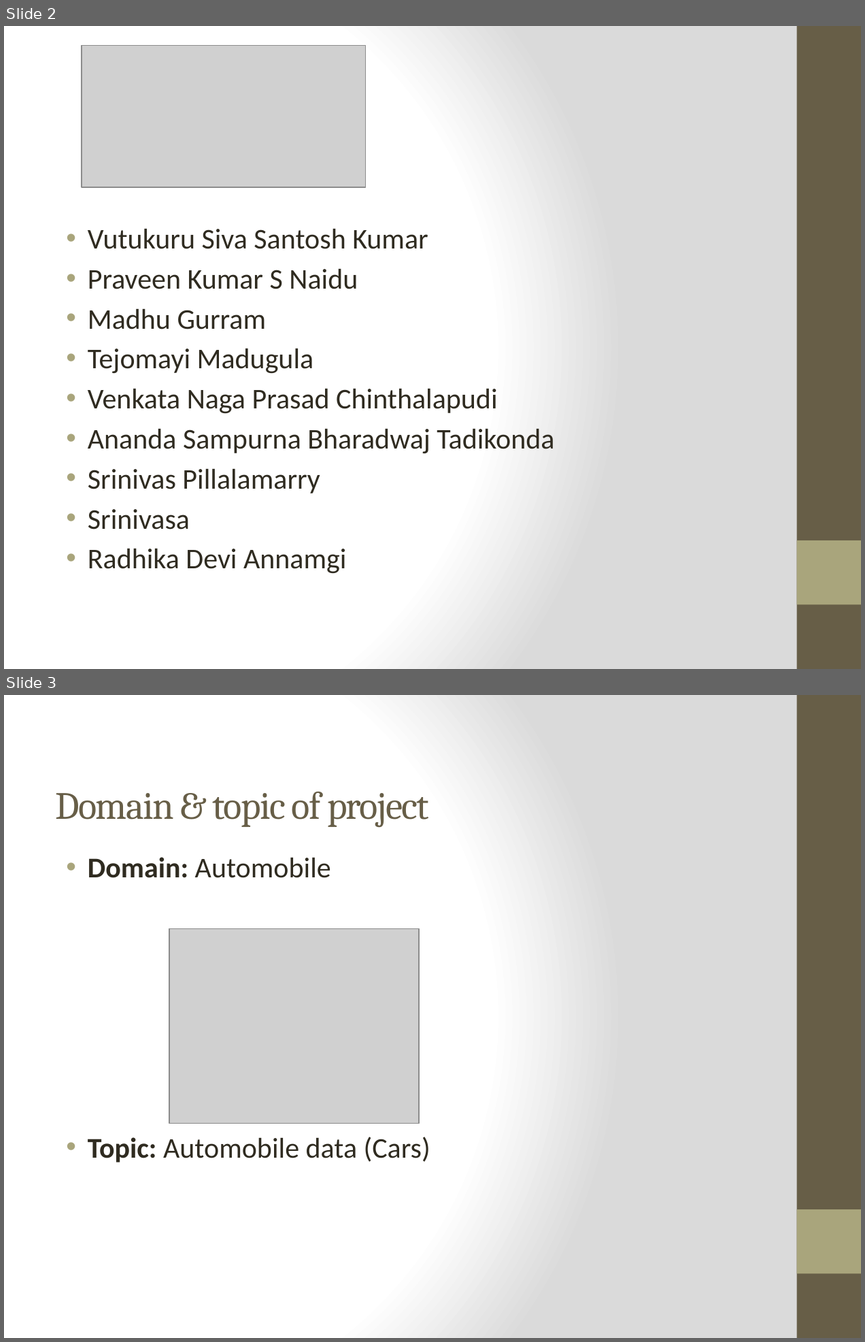
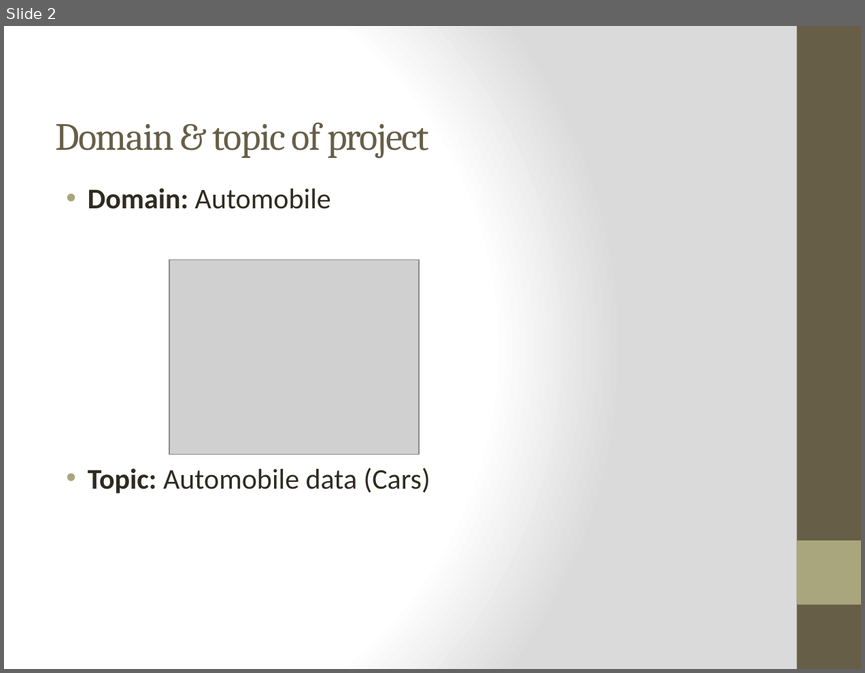
Before and after one commit to brad678/Automobile_EDA-project, a slide deck: auto_EDA.pptx. Shown one above the other, each under a label of ours: slides 2 and 3 before the commit, slide 2 after it. The pictures are 865x1342 and 865x673 pixels, drawn with LibreOffice and Linux fonts; fonts in the diff are those of the drawing; grey boxes stand for pictures. Boxes give left, top, right and bottom in pixels: in the first picture for what was removed or moved away, otherwise in the second. Text is boxed around its words. In the diff, an @@ line names an element or a change of style, - is before the commit and + after.

```diff
--- a/auto_EDA.pptx
+++ b/auto_EDA.pptx
@@ slide 2 removed at <box>4,26,861,669</box>, background gradient #FFFFFF to #DADADA; not listed: 2 template elements that a slide beside it also shows @@
@@ picture removed at <box>82,46,366,188</box> @@
@@ text removed at <box>88,229,554,573</box> @@
-• Vutukuru Siva Santosh Kumar
-• Praveen Kumar S Naidu
-• Madhu Gurram
-• Tejomayi Madugula
-• Venkata Naga Prasad Chinthalapudi
-• Ananda Sampurna Bharadwaj Tadikonda
-• Srinivas Pillalamarry
-• Srinivasa
-• Radhika Devi Annamgi
@@ what was slide 3 is now slide 2 @@
```
Also in this commit, not shown: 1 slide changed.
